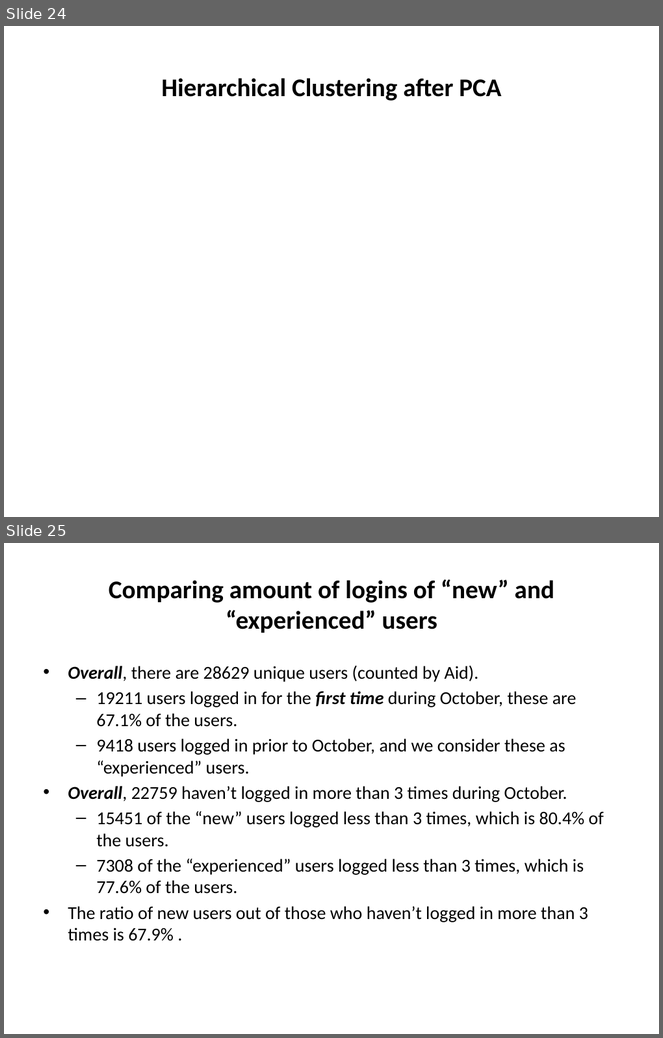
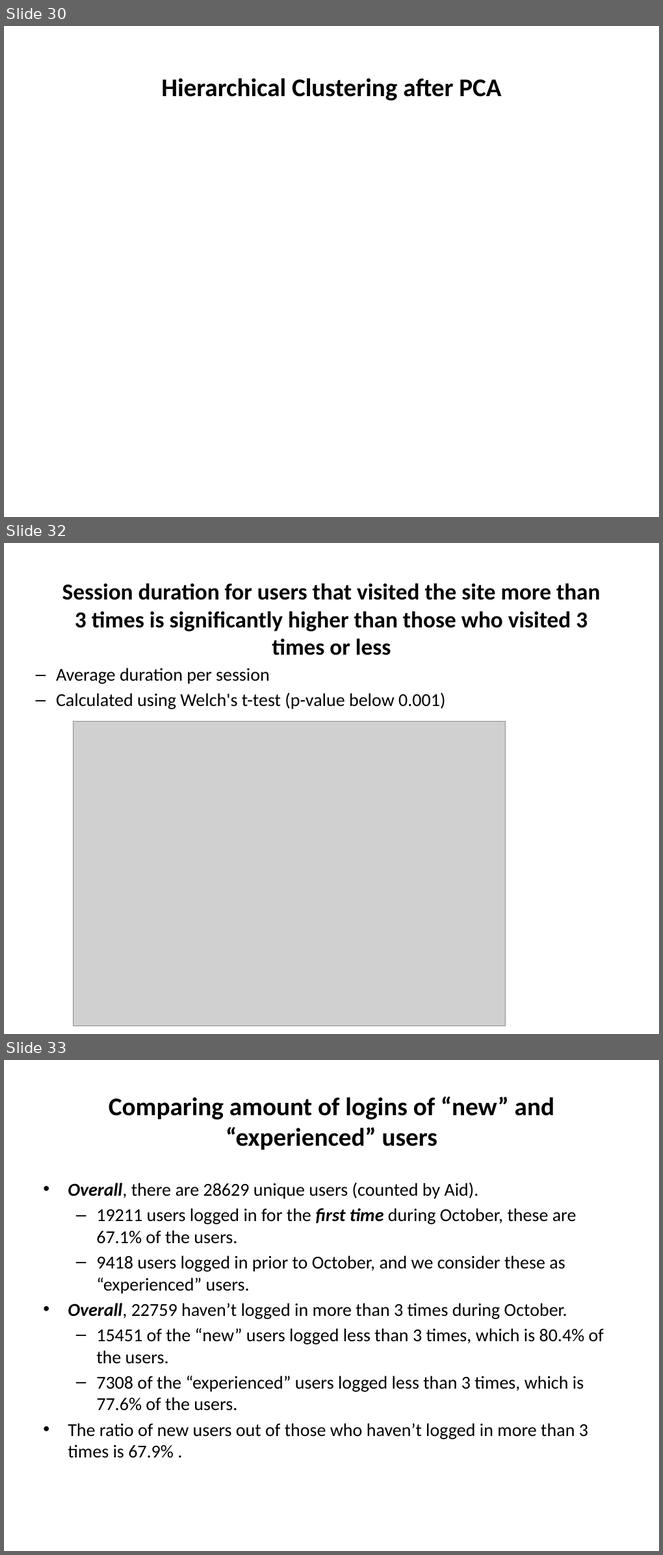
Before and after one commit to royee17/DS_Workshop, a slide deck: Methods.pptx. Shown one above the other, each under a label of ours: slides 24 and 25 before the commit, slides 30, 32 and 33 after it; the slides between them are not shown. The pictures are 663x1038 and 663x1555 pixels, drawn with LibreOffice and Linux fonts; fonts in the diff are those of the drawing; grey boxes stand for pictures. Boxes give left, top, right and bottom in pixels: in the first picture for what was removed or moved away, otherwise in the second. Text is boxed around its words. In the diff, an @@ line names an element or a change of style, - is before the commit and + after.

```diff
--- a/Methods.pptx
+++ b/Methods.pptx
@@ slide 32 added at (x1=4, y1=543, x2=659, y2=1034), background #FFFFFF @@
@@ title added at (x1=62, y1=583, x2=600, y2=655), 25.2 pt, text #000000, bold @@
+Session duration for users that visited the site more than 3 times is significantly higher than those who visited 3 times or less
@@ text added at (x1=56, y1=668, x2=445, y2=709), 20 pt, text #000000 @@
+  – Average duration per session
+  – Calculated using Welch's t-test (p-value below 0.001)
@@ picture added at (x1=74, y1=722, x2=505, y2=1027) @@
@@ what was slide 24 is now slide 30 @@
@@ what was slide 25 is now slide 33 @@
```
Also in this commit, not shown: 3 slides changed, 7 other slides added.
